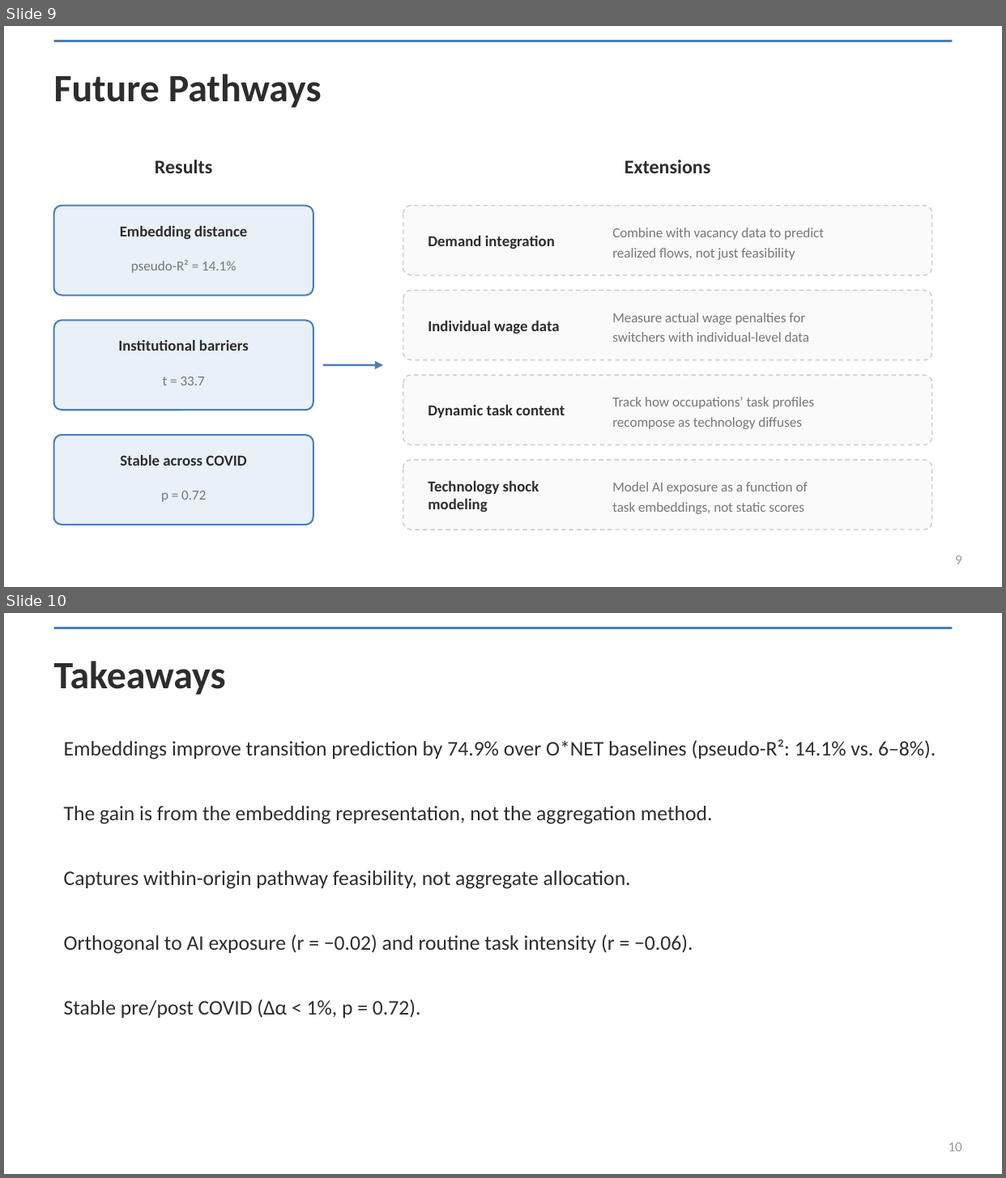
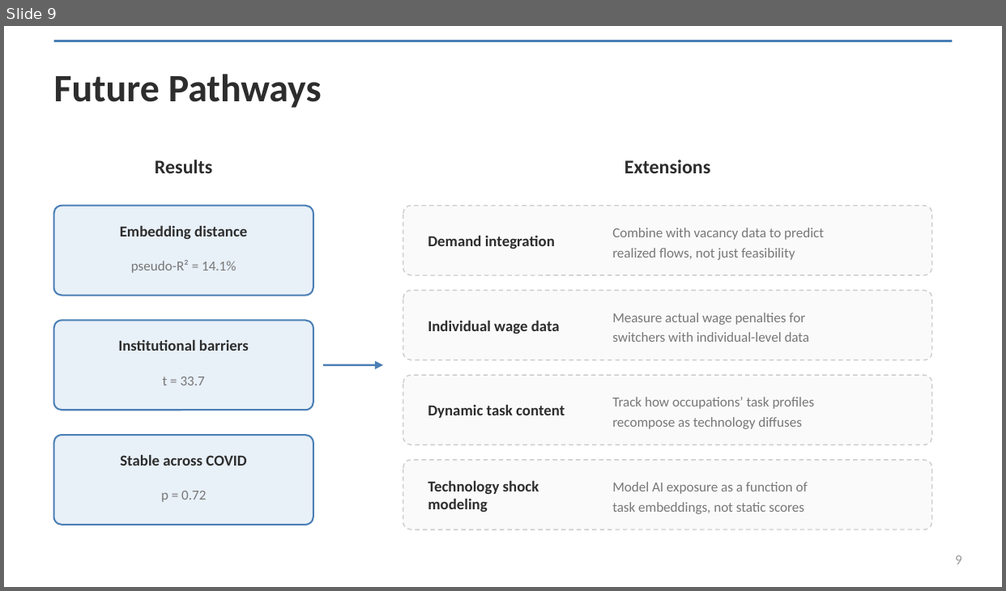
Before and after one commit to spencer2718/task-space-model, a slide deck: writing/presentation/task_embeddings_deck.pptx. Shown one above the other, each under a label of ours: slides 9 and 10 before the commit, slide 9 after it. The pictures are 1006x1178 and 1006x591 pixels, drawn with LibreOffice and Linux fonts; fonts in the diff are those of the drawing. Boxes give left, top, right and bottom in pixels: in the first picture for what was removed or moved away, otherwise in the second. Text is boxed around its words. In the diff, an @@ line names an element or a change of style, - is before the commit and + after.

```diff
--- a/writing/presentation/task_embeddings_deck.pptx
+++ b/writing/presentation/task_embeddings_deck.pptx
@@ slide 10 removed at (4, 613, 1002, 1174), background #FFFFFF @@
@@ line removed from (54, 628) to (952, 628) @@
@@ text removed at (54, 661, 226, 695) @@
-Takeaways
@@ text removed at (64, 739, 936, 1018) @@
-Embeddings improve transition prediction by 74.9% over O*NET baselines (pseudo-R²: 14.1% vs. 6–8%).
-The gain is from the embedding representation, not the aggregation method.
-Captures within-origin pathway feasibility, not aggregate allocation.
-Orthogonal to AI exposure (r = −0.02) and routine task intensity (r = −0.06).
-Stable pre/post COVID (Δα < 1%, p = 0.72).
@@ text removed at (948, 1143, 962, 1152) @@
-10
```
Also in this commit, not shown: 1 slide changed, 2 other files.
